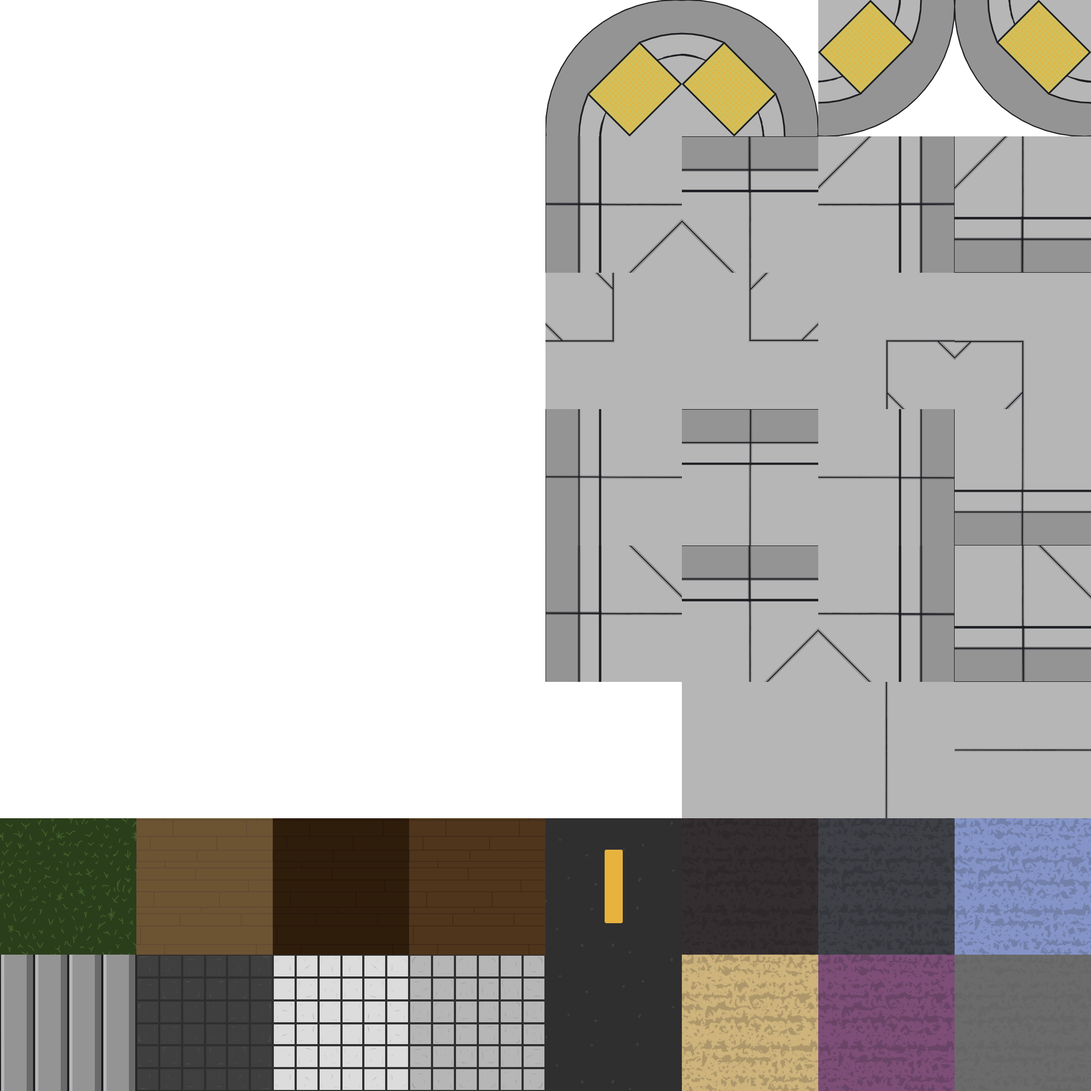
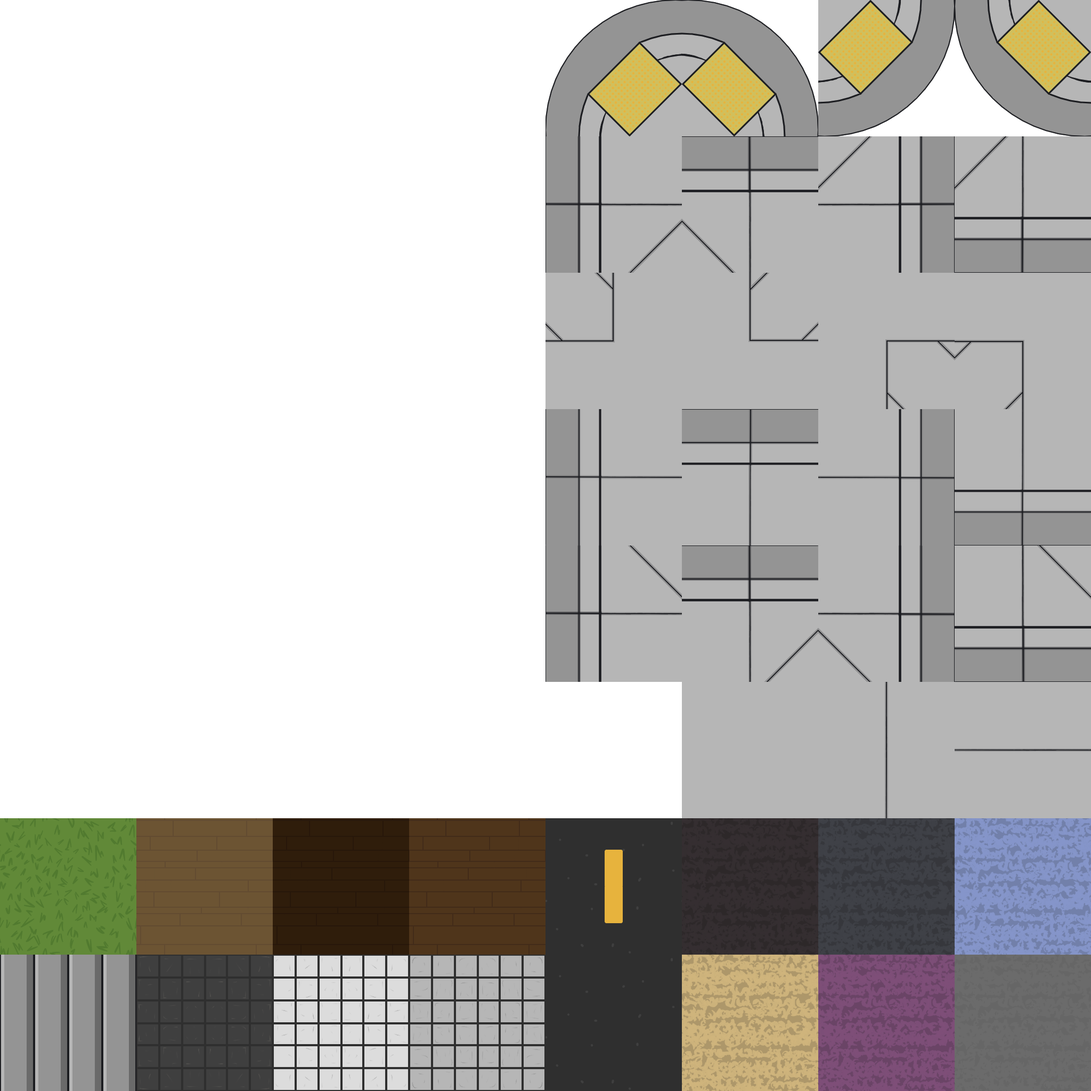
Two versions of the same layered image (1091x1091). Layer-by-layer changes:
pixels changed over [0, 818, 137, 956] (layer not identified)
